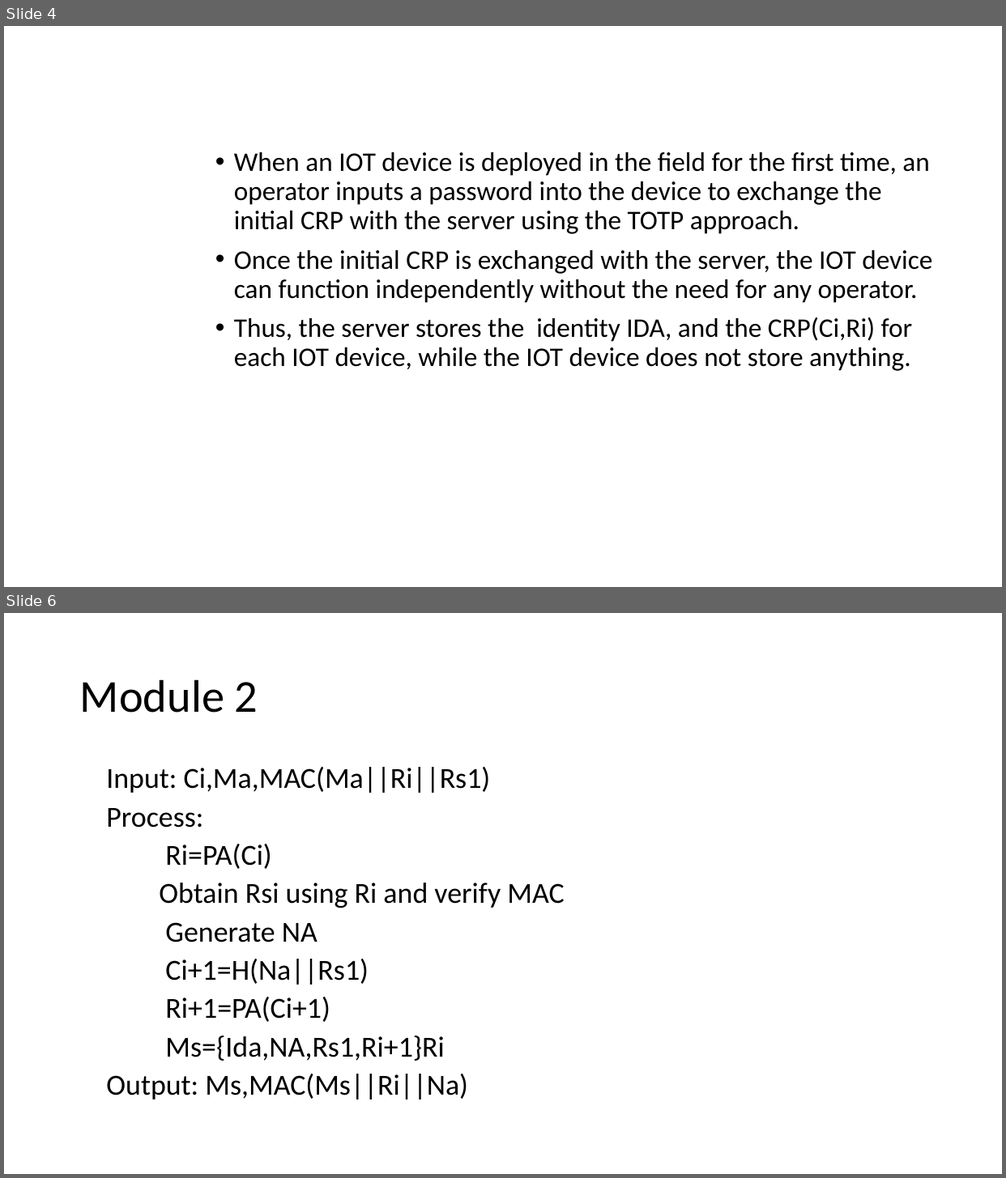
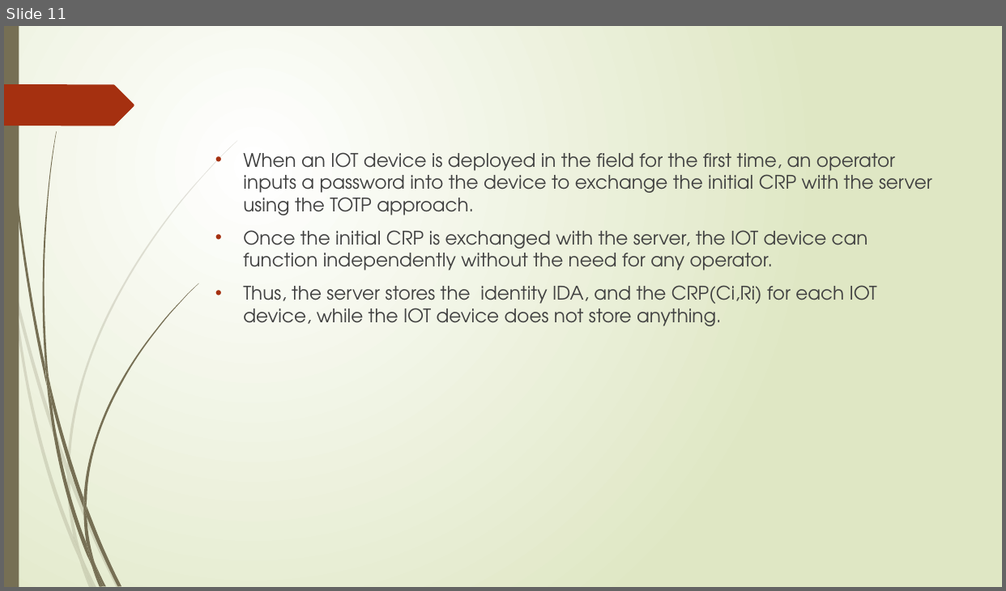
Before and after one commit to vinotha8888/authentication, a slide deck: mat.pptx. Shown one above the other, each under a label of ours: slides 4 and 6 before the commit, slide 11 after it; the slides between them are not shown. The pictures are 1006x1178 and 1006x591 pixels, drawn with LibreOffice and Linux fonts; fonts in the diff are those of the drawing. Boxes give left, top, right and bottom in pixels: in the first picture for what was removed or moved away, otherwise in the second. Text is boxed around its words. In the diff, an @@ line names an element or a change of style, - is before the commit and + after.

```diff
--- a/mat.pptx
+++ b/mat.pptx
@@ slide 6 removed at (4,613,1002,1174), background #FFFFFF @@
@@ title removed at (80,679,258,713) @@
-Module 2
@@ text removed at (106,767,564,1100) @@
-Input: Ci,Ma,MAC(Ma||Ri||Rs1)
-Process:
-Ri=PA(Ci)
-Obtain Rsi using Ri and verify MAC
-Generate NA
-Ci+1=H(Na||Rs1)
-Ri+1=PA(Ci+1)
-Ms={Ida,NA,Rs1,Ri+1}Ri
-Output: Ms,MAC(Ms||Ri||Na)
@@ what was slide 4 is now slide 11 @@
@@ slide 11 changed as well @@
@@ background #FFFFFF to gradient #FFFFFF to #DFE8C4 @@
@@ rectangle added at (4,26,19,587), fill #766F54 @@
@@ freeform shape added at (4,84,134,126), fill #A53010 @@
@@ text "When an IOT device is ..." at (243,152,932,327): size 25.9 to 18 pt, font Calibri to TeX Gyre Adventor, text colour #000000 to #404040; indent changed; line spacing 0.9 to 1 @@
@@ group added at (4,140,237,587): 10 freeform shapes @@
@@ group added at (6,26,198,587): 12 freeform shapes @@
```
Also in this commit, not shown: 3 other slides changed, 8 slides added, 4 other slides removed.
